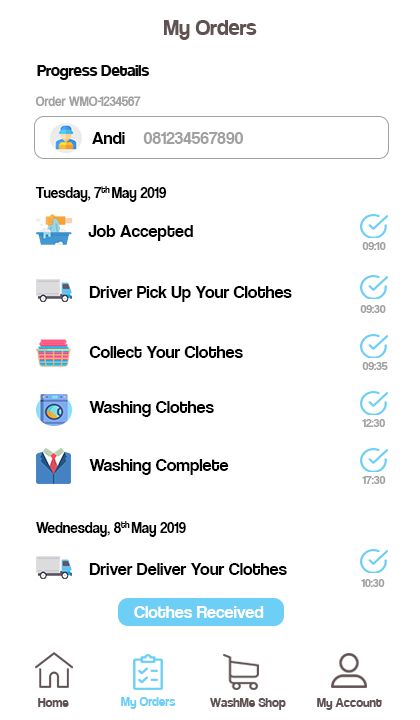
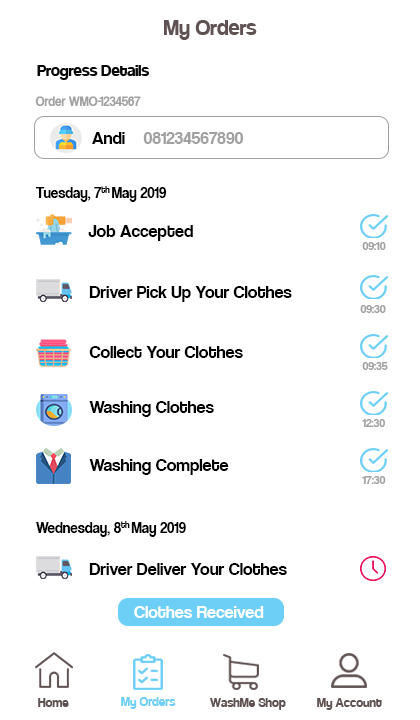
Two versions of the same layered image (420px x 720px). Layer-by-layer changes:
removed layer "10:30" over (361, 579, 385, 587)
renamed "check copy 5" to "clock", painted on it over (360, 549, 388, 581)
